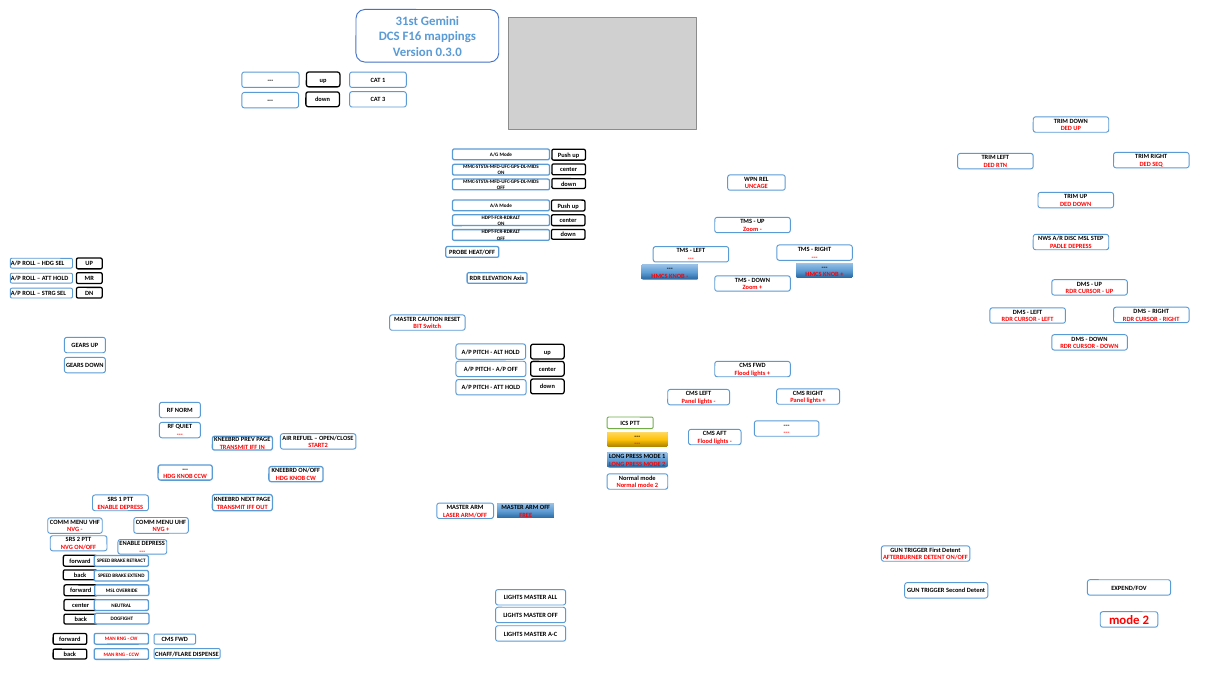
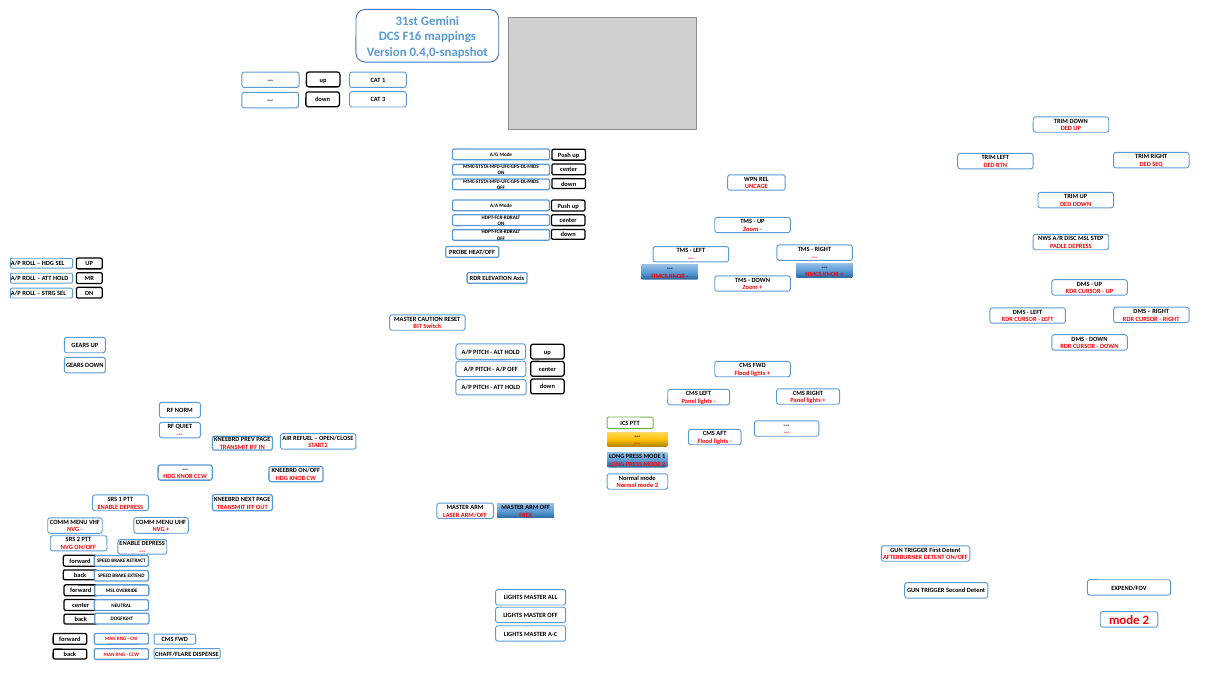
Before and after one commit to 59th-gemini-warthog-profiles/warthog-f16, a slide deck: slide 1 of mapping-f16.pptx. Drawn at 1232x693 pixels with LibreOffice and Linux fonts; fonts in the diff are those of the drawing; grey boxes stand for pictures; background and template pictures are left out. Boxes give left, top, right and bottom in pixels: in the first picture for what was removed or moved away, otherwise in the second. Text is boxed around its words. In the diff, an @@ line names an element or a change of style, - is before the commit and + after.

```diff
--- a/mapping-f16.pptx
+++ b/mapping-f16.pptx
@@ text in rounded rectangle at (x1=367, y1=47, x2=488, y2=58): text changed @@
-Version 0.3.0
+Version 0.4,0-snapshot
```
Also in this commit, not shown: 1 other file.
